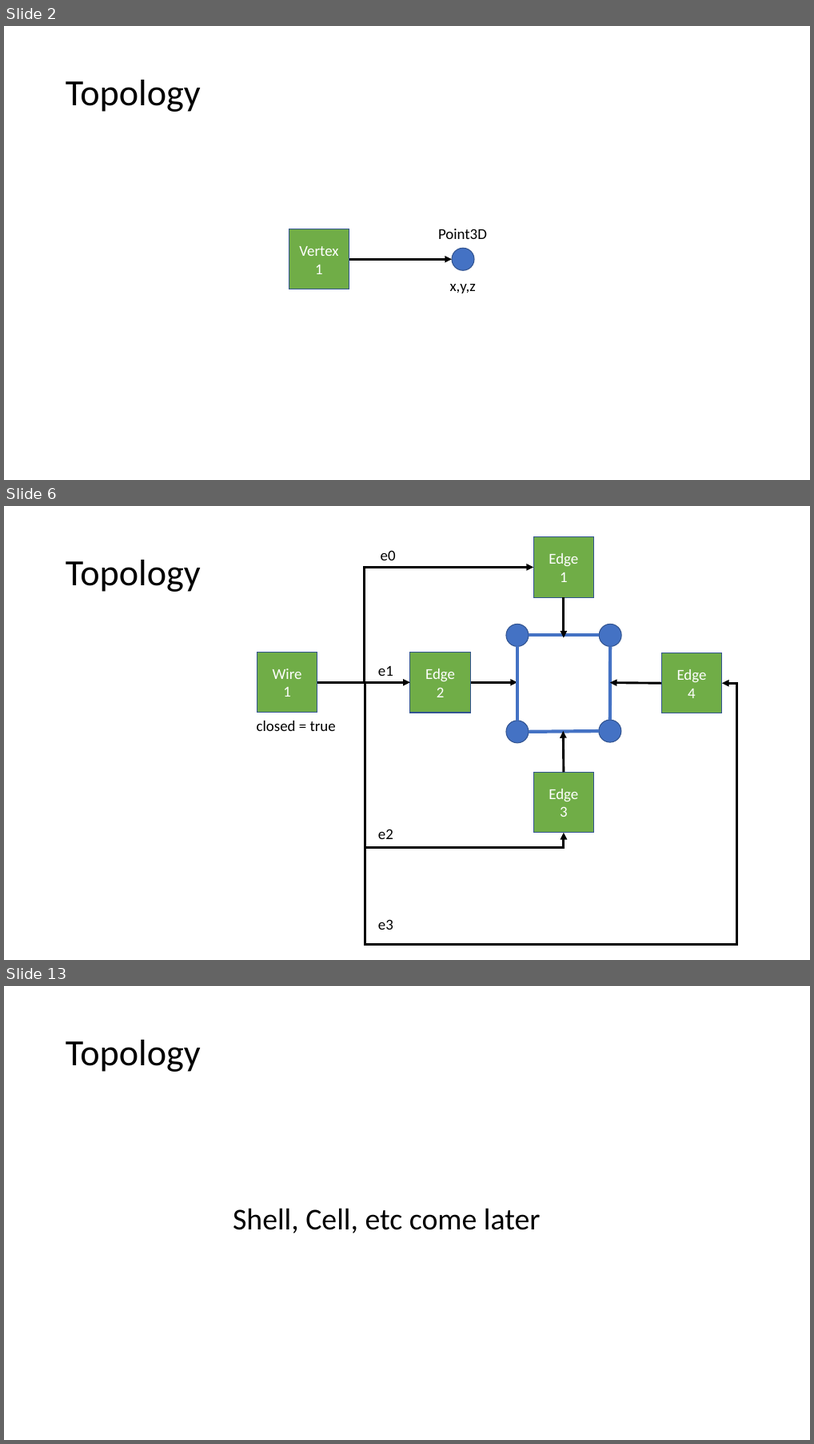
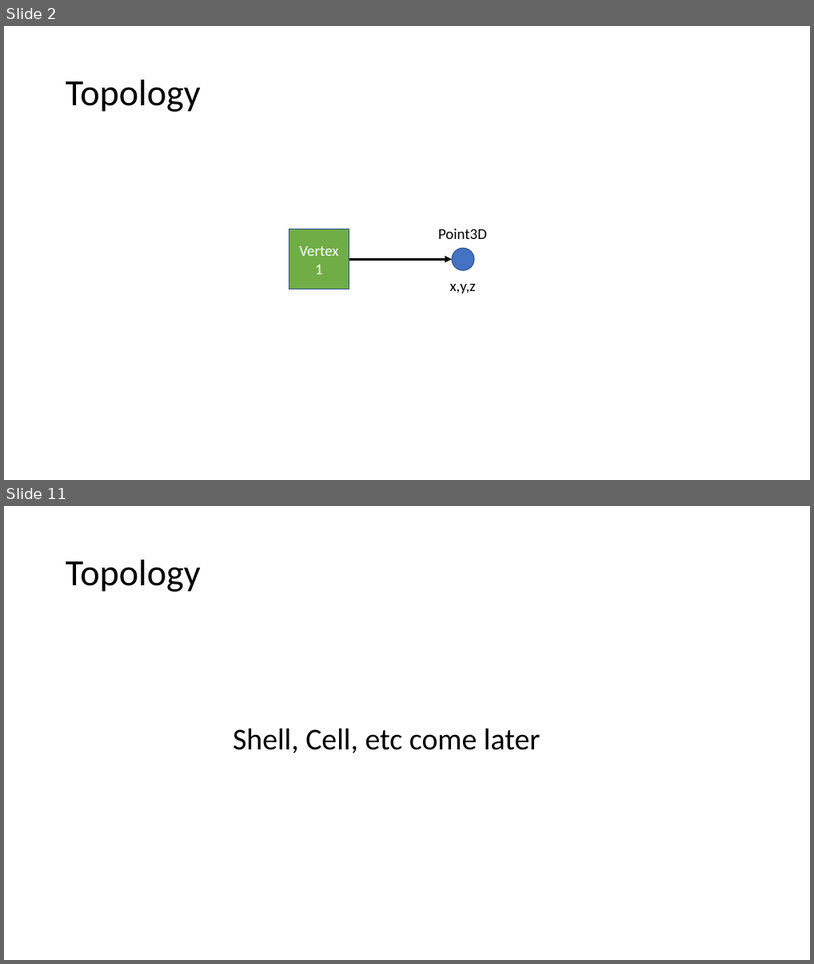
Before and after one commit to automaticmagic/topolys, a slide deck: design/Classes.pptx. Shown one above the other, each under a label of ours: slides 2, 6 and 13 before the commit, slides 2 and 11 after it; the slides between them are not shown. The pictures are 814x1444 and 814x964 pixels, drawn with LibreOffice and Linux fonts; fonts in the diff are those of the drawing. Boxes give left, top, right and bottom in pixels: in the first picture for what was removed or moved away, otherwise in the second. Text is boxed around its words. In the diff, an @@ line names an element or a change of style, - is before the commit and + after.

```diff
--- a/design/Classes.pptx
+++ b/design/Classes.pptx
@@ slide 6 removed at bbox=[4, 506, 810, 960], background #FFFFFF @@
@@ text removed at bbox=[381, 550, 396, 560] @@
-e0
@@ rectangle removed at bbox=[534, 537, 594, 597] @@
-Edge
-1
@@ title removed at bbox=[66, 560, 201, 592] @@
-Topology
@@ elbow arrow removed from (318, 682) to (534, 567) @@
@@ arrow removed from (564, 597) to (564, 638) @@
@@ ellipse removed at bbox=[506, 624, 529, 646] @@
@@ ellipse removed at bbox=[599, 624, 622, 646] @@
@@ line removed from (518, 646) to (518, 720) @@
@@ line removed from (529, 635) to (599, 635) @@
@@ line removed from (610, 720) to (610, 646) @@
@@ rectangle removed at bbox=[257, 652, 318, 712] @@
-Wire
-1
@@ text removed at bbox=[378, 666, 394, 676] @@
-e1
@@ rectangle removed at bbox=[410, 652, 471, 712] @@
-Edge
-2
@@ rectangle removed at bbox=[662, 653, 722, 713] @@
-Edge
-4
@@ elbow arrow removed from (318, 682) to (722, 684) @@
@@ elbow arrow removed from (318, 682) to (564, 832) @@
@@ elbow arrow removed from (318, 682) to (410, 682) @@
@@ arrow removed from (471, 682) to (518, 682) @@
@@ arrow removed from (662, 684) to (610, 683) @@
@@ text removed at bbox=[257, 720, 336, 731] @@
-closed = true
@@ ellipse removed at bbox=[506, 720, 529, 743] @@
@@ ellipse removed at bbox=[599, 720, 622, 742] @@
@@ line removed from (599, 731) to (529, 732) @@
@@ arrow removed from (564, 772) to (563, 731) @@
@@ rectangle removed at bbox=[534, 772, 594, 832] @@
-Edge
-3
@@ text removed at bbox=[378, 828, 394, 839] @@
-e2
@@ text removed at bbox=[378, 919, 394, 929] @@
-e3
@@ what was slide 13 is now slide 11 @@
```
Also in this commit, not shown: 8 slides changed, 1 slide added, 1 other slide removed, 5 other files.
